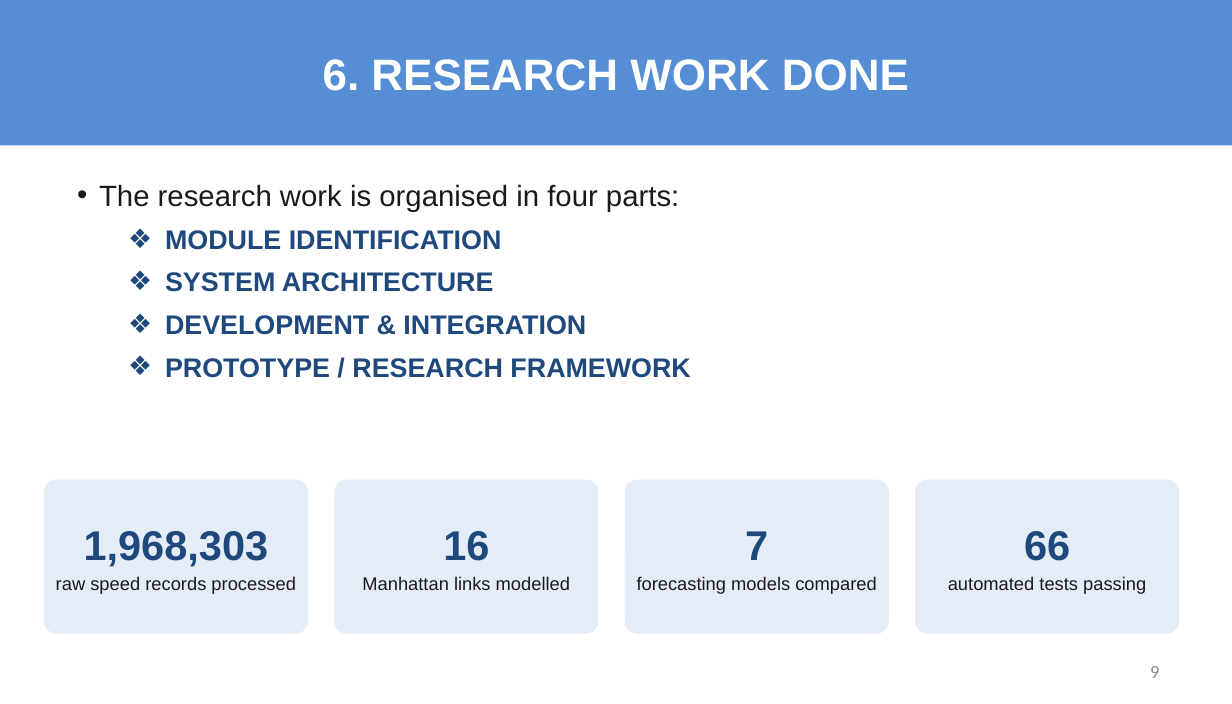
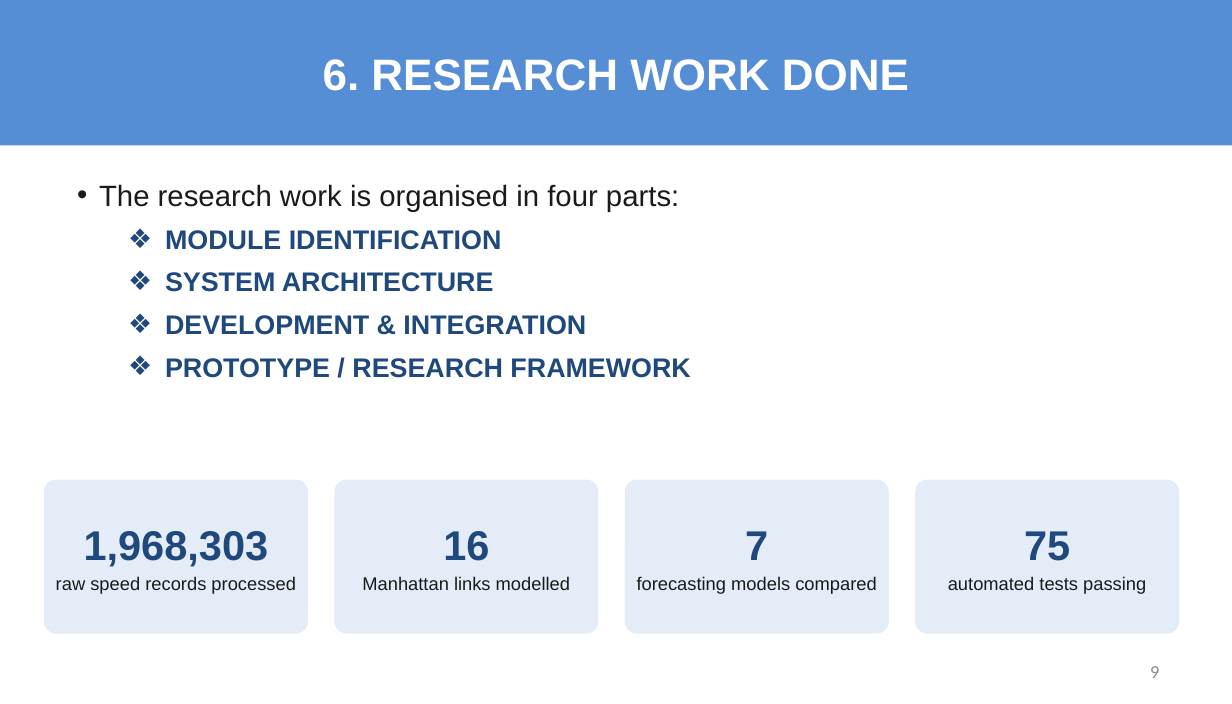
Before and after one commit to sricharansk/Major-Project, a slide deck: slide 9 of presentation/Final_Review_S_K_Sricharan_25MML1010.pptx. Drawn at 1232x704 pixels with LibreOffice and Linux fonts; fonts in the diff are those of the drawing. Boxes give left, top, right and bottom in pixels: in the first picture for what was removed or moved away, otherwise in the second. Text is boxed around its words. In the diff, an @@ line names an element or a change of style, - is before the commit and + after.

```diff
--- a/presentation/Final_Review_S_K_Sricharan_25MML1010.pptx
+++ b/presentation/Final_Review_S_K_Sricharan_25MML1010.pptx
@@ text in rounded rectangle at [1024,531,1070,561]: text changed @@
-66
+75
```
Also in this commit, not shown: 1 other slide changed, 5 other files.
